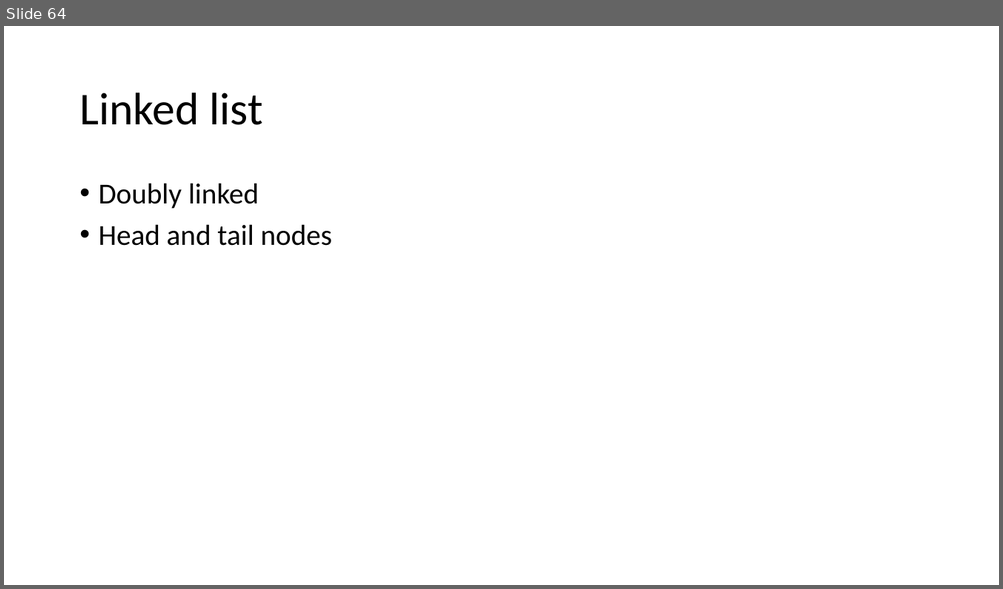
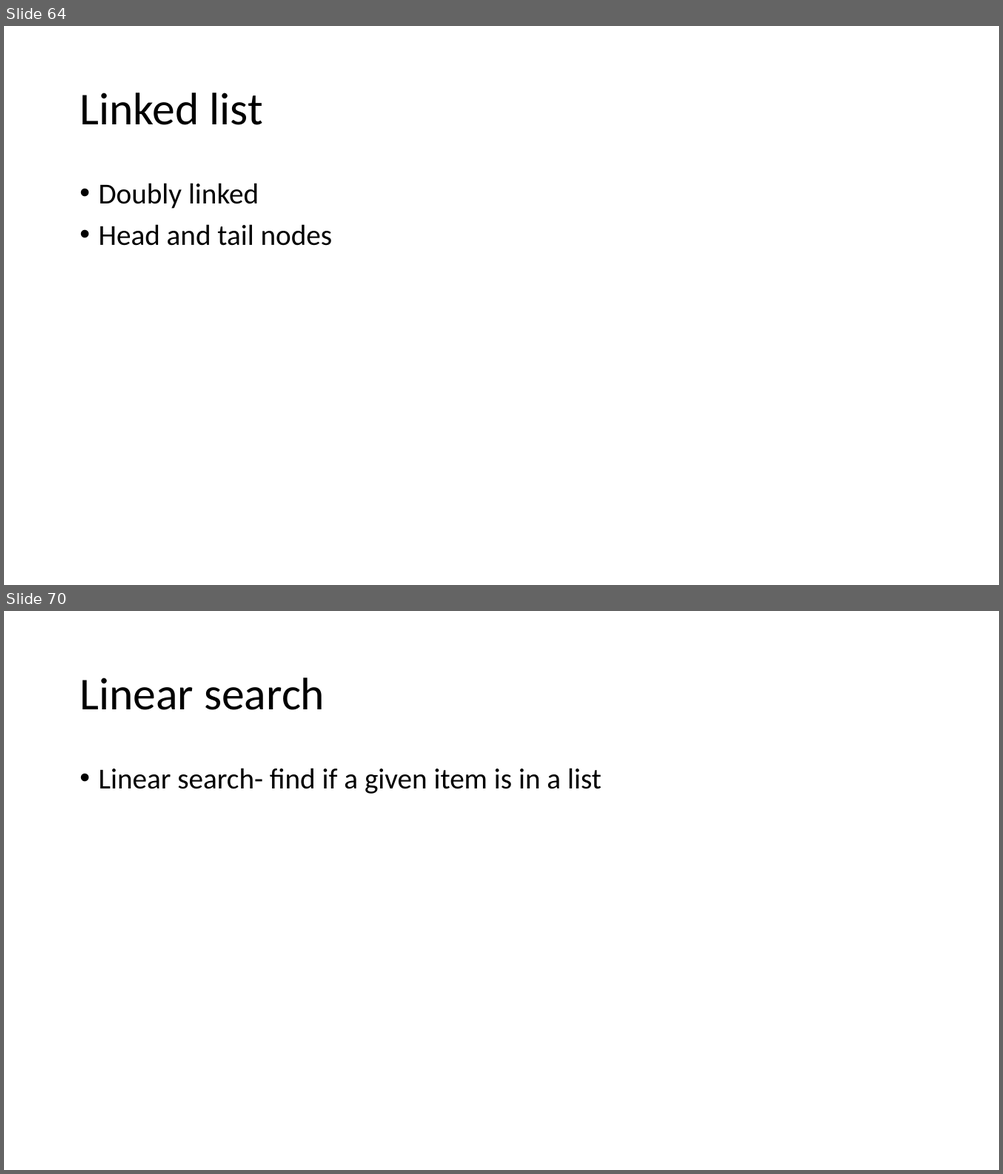
Before and after one commit to skalakm/232, a slide deck: notes.pptx. Shown one above the other, each under a label of ours: slide 64 before the commit, slides 64 and 70 after it; the slides between them are not shown. The pictures are 1003x589 and 1003x1174 pixels, drawn with LibreOffice and Linux fonts; fonts in the diff are those of the drawing. Boxes give left, top, right and bottom in pixels: in the first picture for what was removed or moved away, otherwise in the second. Text is boxed around its words. In the diff, an @@ line names an element or a change of style, - is before the commit and + after.

```diff
--- a/notes.pptx
+++ b/notes.pptx
@@ slide 70 added at (4, 611, 999, 1170), background #FFFFFF @@
@@ title added at (79, 678, 324, 710), 44 pt, text #000000 @@
+Linear search
@@ text added at (99, 768, 601, 794), 28 pt, text #000000 @@
+• Linear search- find if a given item is in a list
```
Also in this commit, not shown: 2 other slides added.
